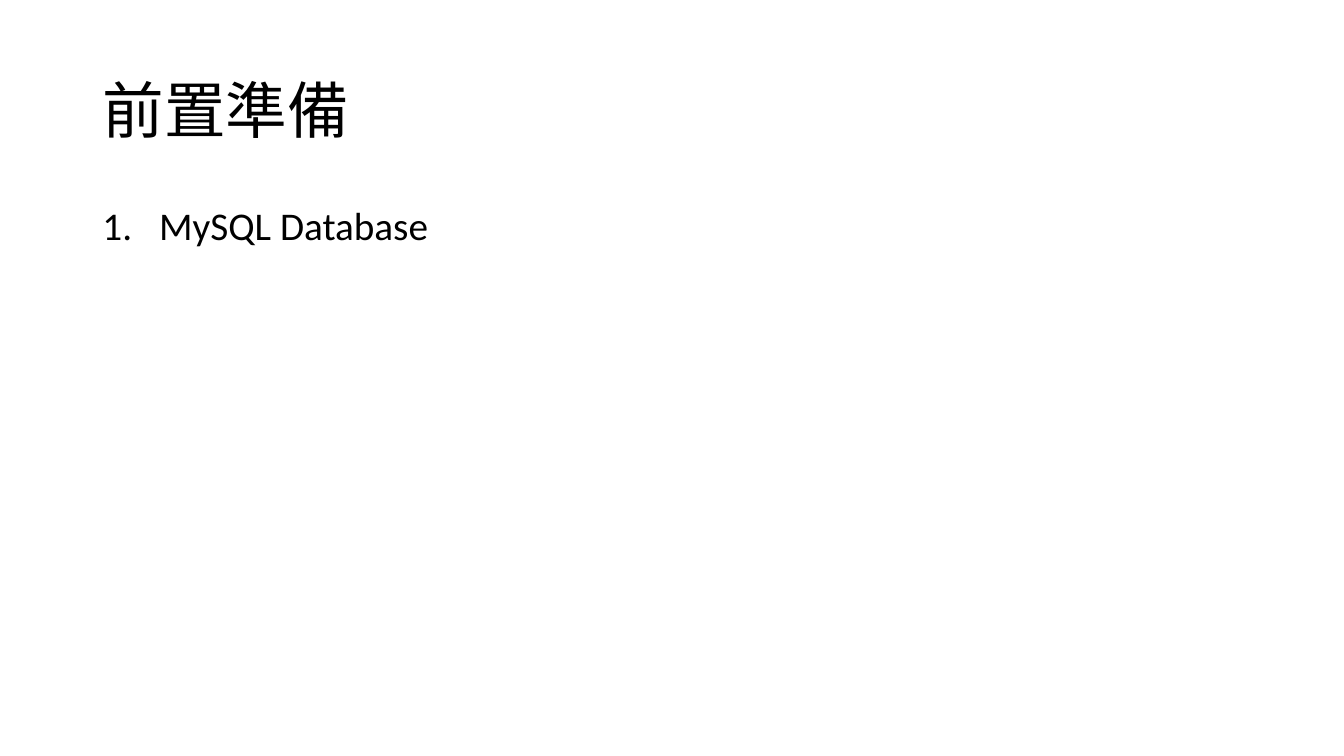
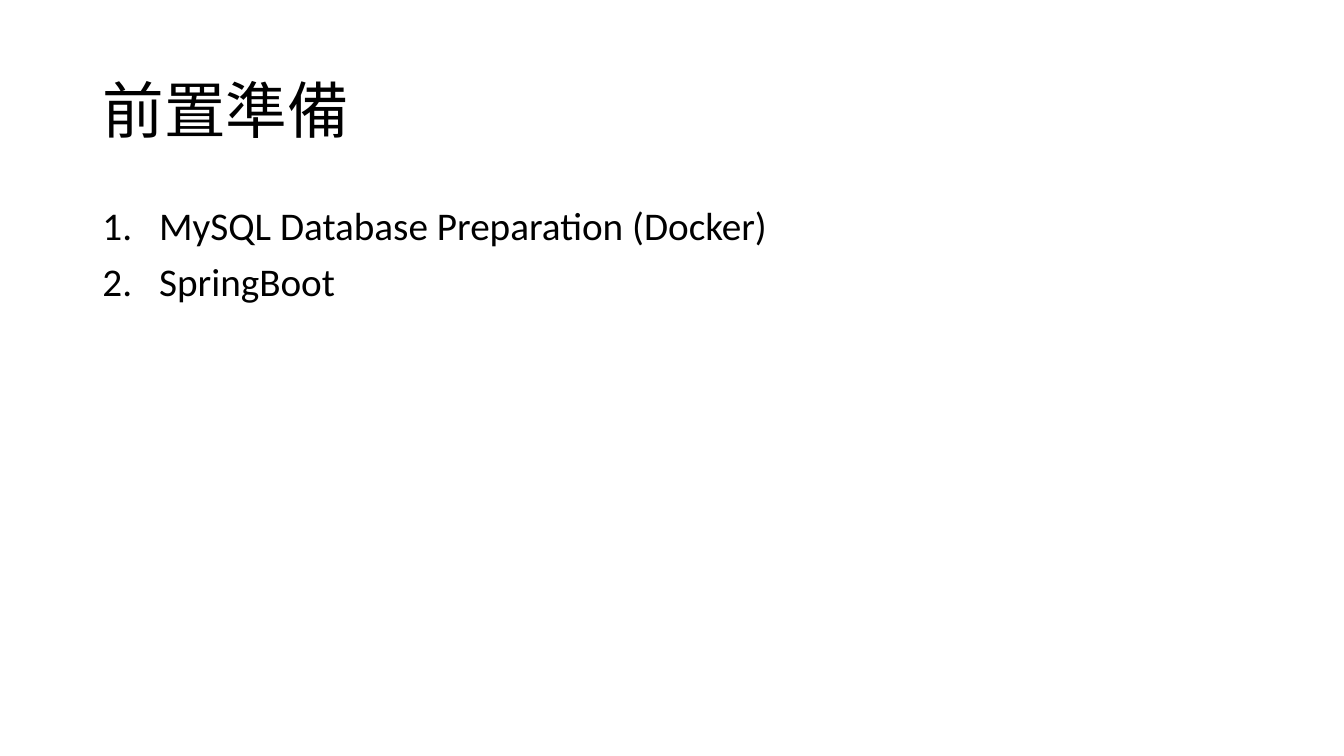
Before and after one commit to ariel055132/Spring, a slide deck: slide 5 of simpleLogin/SpringBoot用戶註冊登入功能.pptx (slide 2 before the commit). Drawn at 1344x756 pixels with LibreOffice and Linux fonts; fonts in the diff are those of the drawing. Boxes give left, top, right and bottom in pixels: in the first picture for what was removed or moved away, otherwise in the second. Text is boxed around its words. In the diff, an @@ line names an element or a change of style, - is before the commit and + after.

```diff
--- a/simpleLogin/SpringBoot用戶註冊登入功能.pptx
+++ b/simpleLogin/SpringBoot用戶註冊登入功能.pptx
@@ text at [159, 211, 767, 303]: text changed @@
-1. MySQL Database
+1. MySQL Database Preparation (Docker)
+2. SpringBoot
```
Also in this commit, not shown: 2 other slides changed, 3 slides added.
